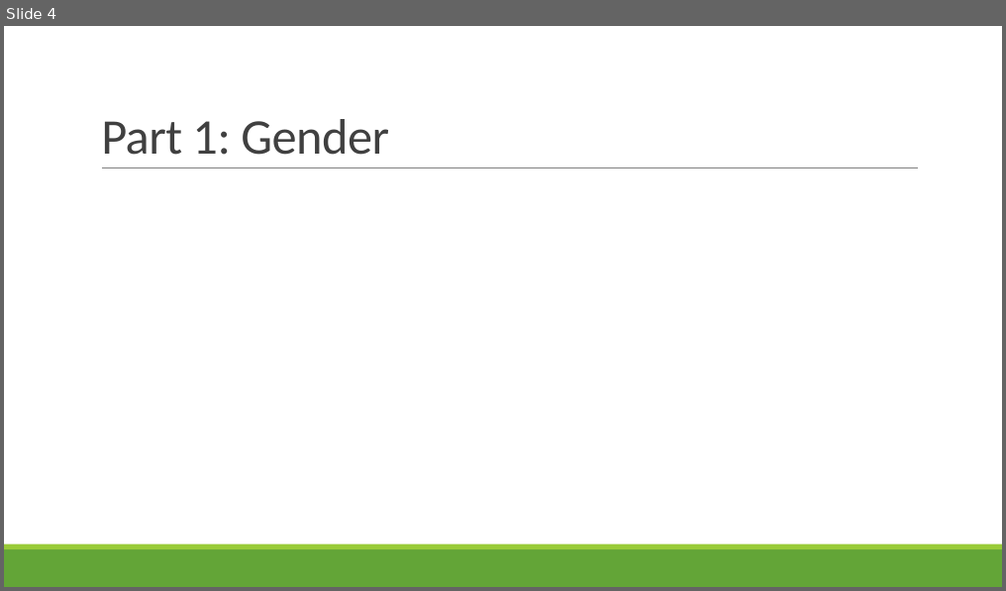
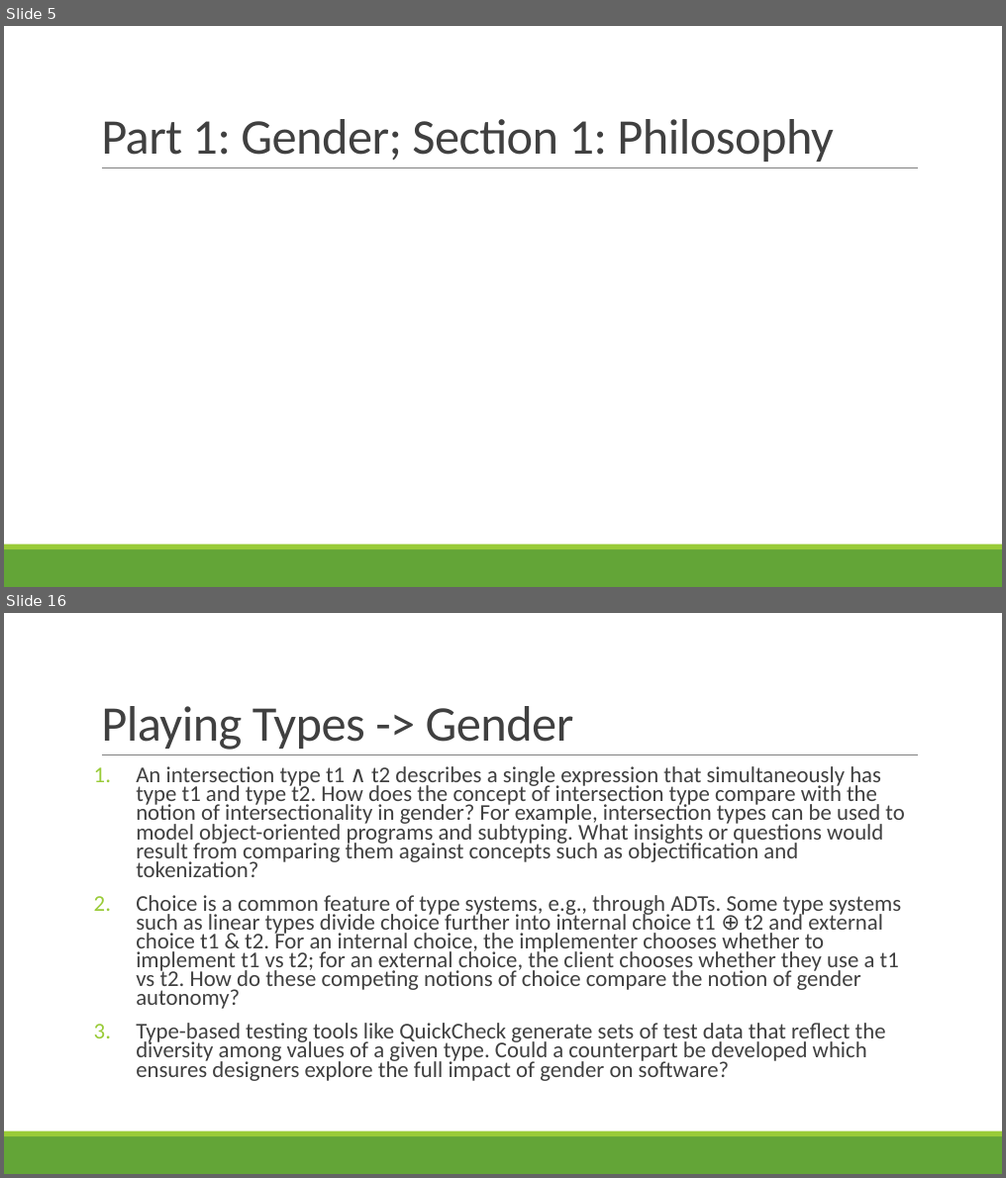
Before and after one commit to rbohrer/pl-course, a slide deck: LectureSlides/10GenderDisability.pptx. Shown one above the other, each under a label of ours: slide 4 before the commit, slides 5 and 16 after it; the slides between them are not shown. The pictures are 1006x591 and 1006x1178 pixels, drawn with LibreOffice and Linux fonts; fonts in the diff are those of the drawing. Boxes give left, top, right and bottom in pixels: in the first picture for what was removed or moved away, otherwise in the second. Text is boxed around its words. In the diff, an @@ line names an element or a change of style, - is before the commit and + after.

```diff
--- a/LectureSlides/10GenderDisability.pptx
+++ b/LectureSlides/10GenderDisability.pptx
@@ slide 16 added at bbox=[4, 613, 1002, 1174], background #FFFFFF; not listed: 3 template elements that a slide beside it also shows @@
@@ title added at bbox=[101, 706, 574, 750], 48 pt, text #404040 @@
+Playing Types -> Gender
@@ text added at bbox=[136, 766, 904, 1081], 21.7 pt, text #404040 @@
+1. An intersection type t1 ∧ t2 describes a single expression that simultaneously has type t1 and type t2. How does the concept of intersection type compare with the notion of intersectionality in gender? For example, intersection types can be used to model object-oriented programs and subtyping. What insights or questions would result from comparing them against concepts such as objectification and tokenization?
+2. Choice is a common feature of type systems, e.g., through ADTs. Some type systems such as linear types divide choice further into internal choice t1 ⊕ t2 and external choice t1 & t2. For an internal choice, the implementer chooses whether to implement t1 vs t2; for an external choice, the client chooses whether they use a t1 vs t2. How do these competing notions of choice compare the notion of gender autonomy?
+3. Type-based testing tools like QuickCheck generate sets of test data that reflect the diversity among values of a given type. Could a counterpart be developed which ensures designers explore the full impact of gender on software?
@@ what was slide 4 is now slide 5 @@
@@ slide 5 changed as well @@
@@ title at bbox=[101, 119, 833, 162]: text changed @@
-Part 1: Gender
+Part 1: Gender; Section 1: Philosophy
```
Also in this commit, not shown: 1 other slide changed, 24 other slides added, 2 slides removed.
